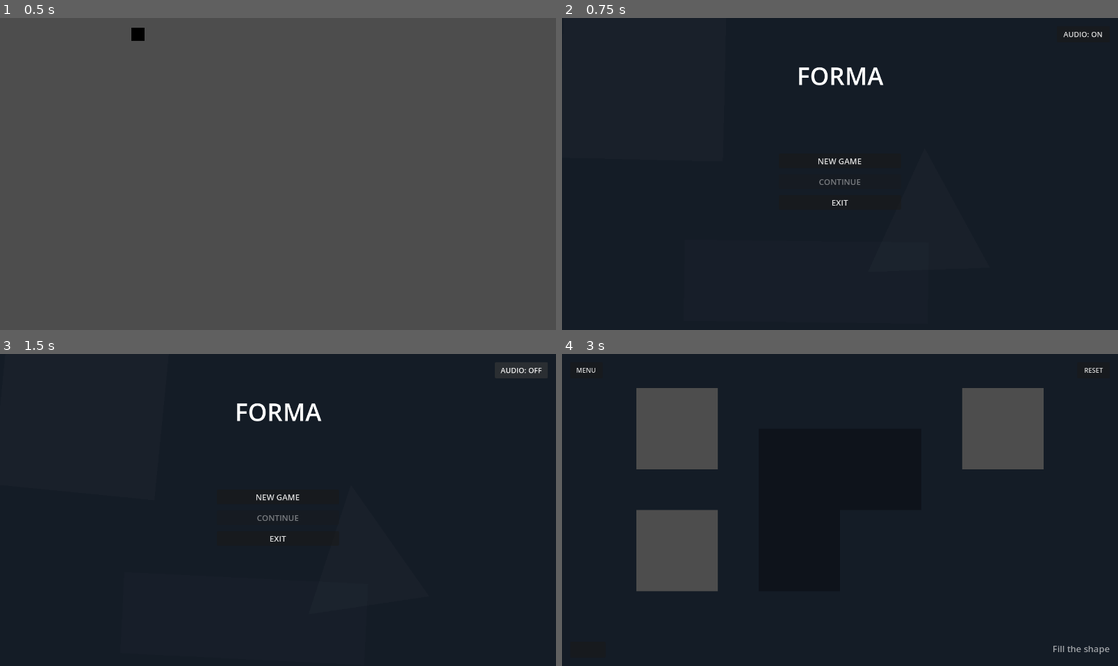
Above: before the commit, frames 1-4 (two rows, left to right).
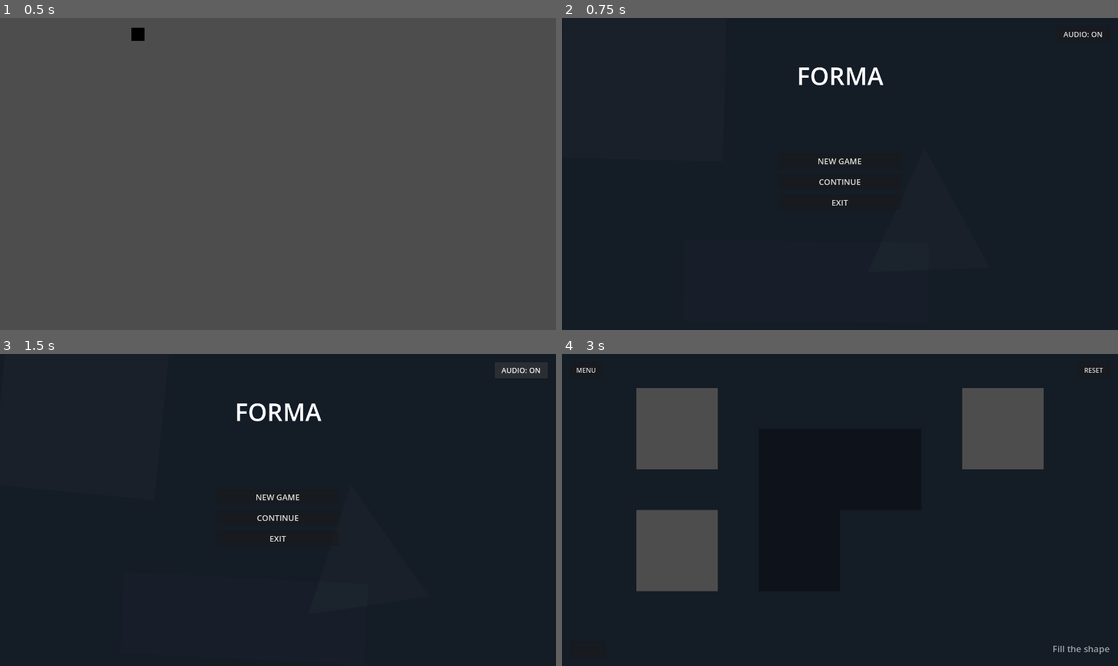
Above: after the commit, the same moments.

Repository: vaillant86/forma
Game: Godot game, scene res://intro.tscn
Same seed, same stepped clock (60 frames per second), same inputs: the game is played once before the commit and once after it. Video files are missing from this copy of the repository; at most half a second of black plays in their place.
Inputs (mouse positions are in pixels of both pictures, inside the frame that each line leads up to):
- Up to frame 1 (0.5 s): no input
- Up to frame 2 (0.75 s): tap Enter (ui_accept) at 0.5 s; move the mouse to (962, 158) at 0.52 s; click (962, 158) at 0.67 s
- Up to frame 3 (1.5 s): tap Enter (ui_accept) at 0.77 s; click "AUDIO: ON" at 1.25 s
- Up to frame 4 (3 s): click "AUDIO: OFF" (after the commit: "AUDIO: ON") at 2 s; click "NEW GAME" at 2.75 s

Frame 1 is identical in both runs. In frame 2, less than 0.1% of the frame differs, in the area x 46-54%, y 51-54%; in frame 3, 0.2%, in the area x 46-98%, y 4-54%; in frame 4, nothing differs.
Error before the commit: Invalid assignment of property or key 'text' with value of type 'String' on a base object of type 'null instance'. (res://scripts/base_level.gd:39)
Error after the commit: Invalid assignment of property or key 'disabled' with value of type 'bool' on a base object of type 'null instance'. (res://scripts/main_menu.gd:22)

Commit message:
Improve main menu layout and usability

Diff:
--- a/scripts/main_menu.gd
+++ b/scripts/main_menu.gd
@@ -1,38 +1,51 @@
 extends Control
 
 func _ready():
-	if SaveManager.current_level == 1 and SaveManager.save_data["livello_sbloccato"] > 1:
-		SaveManager.current_level = SaveManager.save_data["livello_sbloccato"]
+    _update_continue_button()
+    _update_audio_button()
+    _focus_first_button()
 
-	if SaveManager.save_data.has("livello_sbloccato") and SaveManager.save_data["livello_sbloccato"] > 1:
-		$VBoxContainer/BtnContinua.disabled = false
-		$VBoxContainer/BtnContinua.text = "CONTINUE (Level " + str(SaveManager.current_level) + ")"
-	else:
-		$VBoxContainer/BtnContinua.disabled = true
-		$VBoxContainer/BtnContinua.text = "CONTINUE"
+func _focus_first_button():
+    var first_button = $CenterContainer/VBoxContainer/BtnNuovaPartita
+    if is_instance_valid(first_button):
+        first_button.grab_focus()
+
+func _update_continue_button():
+    if SaveManager.current_level == 1 and SaveManager.save_data.get("livello_sbloccato", 1) > 1:
+        SaveManager.current_level = SaveManager.save_data["livello_sbloccato"]
+
+    var continue_btn = $CenterContainer/VBoxContainer/BtnContinua
+    if SaveManager.save_data.has("livello_sbloccato") and SaveManager.save_data["livello_sbloccato"] > 1:
+        continue_btn.disabled = false
+        continue_btn.text = "CONTINUE (Level " + str(SaveManager.current_level) + ")"
+    else:
+        continue_btn.disabled = true
+        continue_btn.text = "CONTINUE"
+
+func _update_audio_button():
+    var audio_button = $MarginContainer/BtnAudio
+    if MusicManager.is_muted:
+        audio_button.text = "AUDIO: OFF"
+    else:
+        audio_button.text = "AUDIO: ON"
 
 func _on_btn_nuova_partita_pressed():
-	SaveManager.save_data["livello_sbloccato"] = 1
-	SaveManager.current_level = 1
-	SaveManager.save_game()
-	get_tree().change_scene_to_file("res://levels/lev_01.tscn")
+    SaveManager.save_data["livello_sbloccato"] = 1
+    SaveManager.current_level = 1
+    SaveManager.save_game()
+    get_tree().change_scene_to_file("res://levels/lev_01.tscn")
 
 func _on_btn_continua_pressed():
-	var level_str = "%02d" % SaveManager.current_level
-	var path = "res://levels/lev_" + level_str + ".tscn"
-	if ResourceLoader.exists(path):
-		get_tree().change_scene_to_file(path)
-	else:
-		push_error("Impossibile trovare la scena al percorso: " + path)
+    var level_str = "%02d" % SaveManager.current_level
+    var path = "res://levels/lev_" + level_str + ".tscn"
+    if ResourceLoader.exists(path):
+        get_tree().change_scene_to_file(path)
+    else:
+        push_error("Impossibile trovare la scena al percorso: " + path)
 
 func _on_btn_esci_pressed():
-	get_tree().quit()
-
-func _process(delta):
-	if MusicManager.is_muted:
-		$BtnAudio.text = "AUDIO: OFF"
-	else:
-		$BtnAudio.text = "AUDIO: ON"
+    get_tree().quit()
 
 func _on_btn_audio_pressed():
-	MusicManager.toggle_mute()
+    MusicManager.toggle_mute()
+    _update_audio_button()
